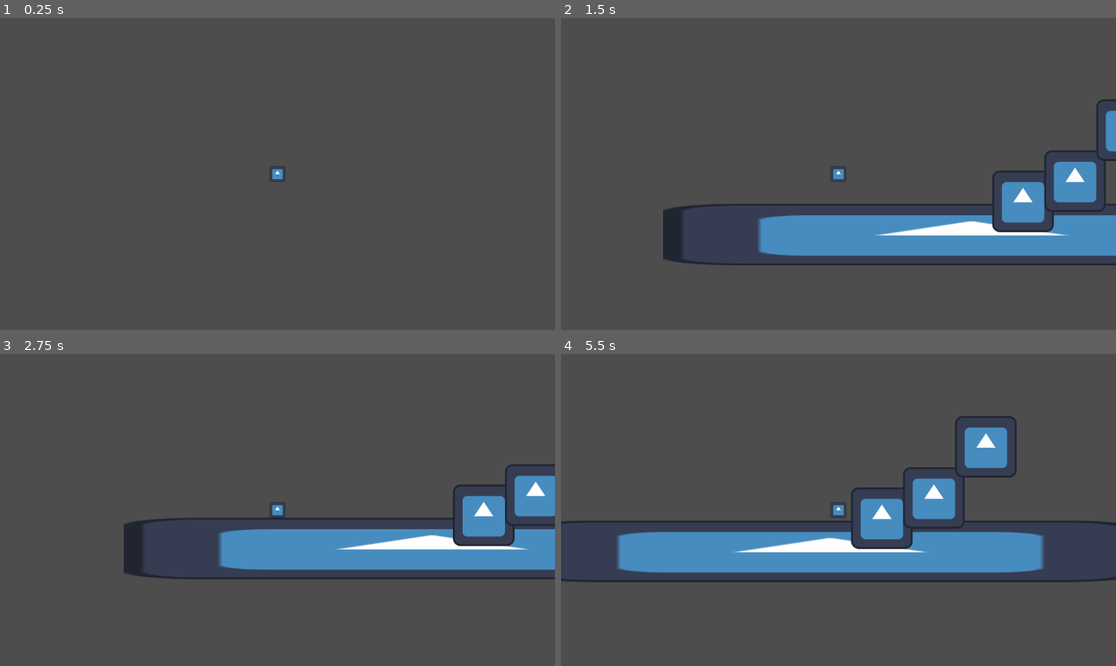
Above: before the commit, frames 1-4 (two rows, left to right).
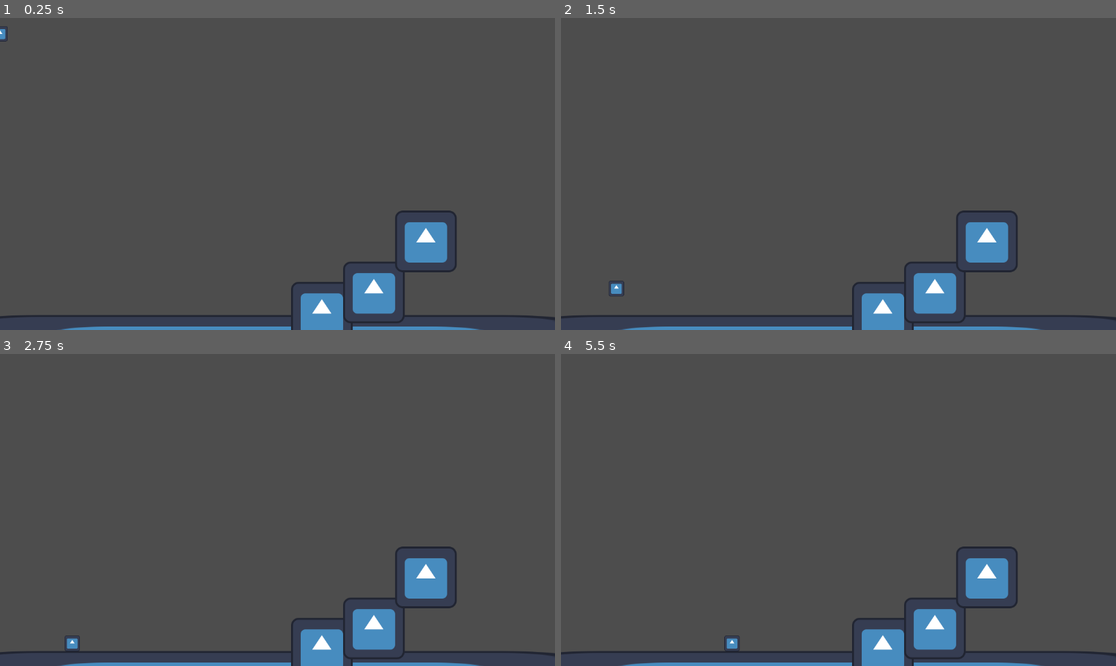
Above: after the commit, the same moments.

Repository: StevenHPatrick/group_platformer_game
Game: Godot game, scene res://scenes/world.tscn
The game is run twice, just before and just after one commit, with the same random seed, the same clock (stepped at 60 frames per second) and the same inputs. The project has no main scene, so this scene is started directly. The engine's default icon, where the game draws it, is replaced by a stand-in: a white triangle on a blue panel in a dark square.
Inputs:
- Up to frame 1 (0.25 s): no input
- Up to frame 2 (1.5 s): hold Right (ui_right) from 0.53 s (still down); tap Up (ui_up) at 0.6, 0.77, 1.07, 1.35 s
- Up to frame 3 (2.75 s): tap Up (ui_up) at 1.52, 1.82, 2.1 s; release Right (ui_right) at 2.03 s; hold Left (ui_left) from 2.03 s (still down)
- Up to frame 4 (5.5 s): release Left (ui_left) at 2.78 s; hold Right (ui_right) 2.78-4.28 s; tap Up (ui_up) at 2.85, 3.02, 3.32, 3.6, 3.77, 4.07, 4.35, 4.52, 4.82, 5.1 s; hold Left (ui_left) 4.28-5.03 s; hold Right (ui_right) from 5.03 s (still down)

The runs differ from the first frame. In frame 1, 4.9% of the frame differs, in the area x 0-100%, y 2-100%; in frame 2, 16%; in frame 3, 15%; in frame 4, 19%, in the area x 0-100%, y 19-100%.

Commit message:
Created the state machine for the player and enabled it for player movement

Diff:
--- a/scenes/player.tscn
+++ b/scenes/player.tscn
@@ -1,11 +1,16 @@
-[gd_scene load_steps=4 format=3 uid="uid://1x6s1xnjkl70"]
+[gd_scene load_steps=9 format=3 uid="uid://1x6s1xnjkl70"]
 
-[ext_resource type="Script" path="res://scripts/player.gd" id="1_nqbsb"]
+[ext_resource type="Script" path="res://scripts/player/player.gd" id="1_nqbsb"]
 [ext_resource type="Texture2D" uid="uid://cgm4jcungo3xo" path="res://assests/icon.svg" id="2_nc3wu"]
+[ext_resource type="Script" path="res://scripts/states/state_machine.gd" id="3_c7bat"]
+[ext_resource type="Script" path="res://scripts/states/player/player_idle.gd" id="4_l1pp3"]
+[ext_resource type="Script" path="res://scripts/states/player/player_running.gd" id="5_o0dkt"]
+[ext_resource type="Script" path="res://scripts/states/player/player_jumping.gd" id="6_3doy8"]
+[ext_resource type="Script" path="res://scripts/states/player/player_falling.gd" id="7_68ynd"]
 
 [sub_resource type="RectangleShape2D" id="RectangleShape2D_qnrl1"]
 
-[node name="player" type="CharacterBody2D"]
+[node name="Player" type="CharacterBody2D"]
 script = ExtResource("1_nqbsb")
 
 [node name="CollisionShape2D" type="CollisionShape2D" parent="."]
@@ -16,4 +21,17 @@
 scale = Vector2(0.25, 0.25)
 texture = ExtResource("2_nc3wu")
 
-[node name="Camera2D" type="Camera2D" parent="."]
+[node name="State Machine" type="Node" parent="."]
+script = ExtResource("3_c7bat")
+
+[node name="Idle" type="Node" parent="State Machine"]
+script = ExtResource("4_l1pp3")
+
+[node name="Running" type="Node" parent="State Machine"]
+script = ExtResource("5_o0dkt")
+
+[node name="Jumping" type="Node" parent="State Machine"]
+script = ExtResource("6_3doy8")
+
+[node name="Falling" type="Node" parent="State Machine"]
+script = ExtResource("7_68ynd")
--- a/scripts/player.gd
+++ /dev/null
@@ -1,24 +0,0 @@
-extends CharacterBody2D
-
-
-@export var speed = 300.0
-@export var jump_velocity = -400.0
-
-func _physics_process(delta: float) -> void:
-	# Add the gravity.
-	if not is_on_floor():
-		velocity += get_gravity() * delta
-
-	# Handle jump.
-	if Input.is_action_just_pressed("ui_up") and is_on_floor():
-		velocity.y = jump_velocity
-
-	# Get the input direction and handle the movement/deceleration.
-	# As good practice, you should replace UI actions with custom gameplay actions.
-	var direction := Input.get_axis("ui_left", "ui_right")
-	if direction:
-		velocity.x = direction * speed
-	else:
-		velocity.x = move_toward(velocity.x, 0, speed)
-
-	move_and_slide()
--- /dev/null
+++ b/scripts/player/player.gd
@@ -0,0 +1,26 @@
+class_name Player extends CharacterBody2D
+
+
+@export var speed = 300.0
+@export var jump_velocity = -400.0
+@export var gravity = 980
+@export var drag = 10
+
+#func _physics_process(delta: float) -> void:
+	## Add the gravity.
+	#if not is_on_floor():
+		#velocity += get_gravity() * delta
+#
+	## Handle jump.
+	#if Input.is_action_just_pressed("ui_up") and is_on_floor():
+		#velocity.y = jump_velocity
+#
+	## Get the input direction and handle the movement/deceleration.
+	## As good practice, you should replace UI actions with custom gameplay actions.
+	#var direction := Input.get_axis("ui_left", "ui_right")
+	#if direction:
+		#velocity.x = direction * speed
+	#else:
+		#velocity.x = move_toward(velocity.x, 0, speed)
+#
+	#move_and_slide()
--- /dev/null
+++ b/scripts/states/player/player_falling.gd
@@ -0,0 +1,17 @@
+extends PlayerState
+
+func enter(previous_state_path: String, data := {}) -> void:
+	print("IN FALLING")
+	pass
+	#player.animation_player.play("fall")
+
+# Called every frame. 'delta' is the elapsed time since the previous frame.
+func process_physics(_delta: float) -> void:
+	player.velocity.y += player.gravity * _delta
+	player.move_and_slide()
+
+	if player.is_on_floor():
+		if is_equal_approx(player.velocity.x, 0.0):
+			finished.emit(IDLE)
+		else:
+			finished.emit(RUNNING)
--- /dev/null
+++ b/scripts/states/player/player_idle.gd
@@ -0,0 +1,17 @@
+extends PlayerState
+
+func enter(previous_state_path: String, entity_data := {}) -> void:
+	player.velocity.x = 0.0
+	print("IN IDLE")
+	#player.amimation_player.play("idle")
+
+func process_physics(delta: float) -> void:
+	player.velocity.y += player.gravity * delta
+	player.move_and_slide()
+
+	if not player.is_on_floor():
+		finished.emit(FALLING)
+	elif Input.is_action_just_pressed("ui_up"):
+		finished.emit(JUMPING)
+	elif Input.is_action_pressed("ui_left") or Input.is_action_pressed("ui_right"):
+		finished.emit(RUNNING)
--- /dev/null
+++ b/scripts/states/player/player_jumping.gd
@@ -0,0 +1,14 @@
+extends PlayerState
+
+func enter(previous_state_path: String, data := {}) -> void:
+	player.velocity.y = player.jump_velocity
+	print("IN JUMPING")
+	#player.animation_player.play("jump")
+
+# Called every frame. 'delta' is the elapsed time since the previous frame.
+func process_physics(delta: float) -> void:
+	player.velocity.y += player.gravity * delta
+	player.move_and_slide()
+
+	if player.velocity.y >= 0:
+		finished.emit(FALLING)
--- /dev/null
+++ b/scripts/states/player/player_running.gd
@@ -0,0 +1,20 @@
+extends PlayerState
+
+
+func enter(previous_state_path: String, entity_data := {}):
+	print("IN RUN")
+	pass
+	#player.amimation_player.play("run")
+
+func process_physics(delta: float) -> void:
+	var input_direction_x := Input.get_axis("ui_left", "ui_right")
+	player.velocity.x = player.speed * input_direction_x
+	player.velocity.y += player.gravity * delta
+	player.move_and_slide()
+
+	if not player.is_on_floor():
+		finished.emit(FALLING)
+	elif is_equal_approx(input_direction_x, 0.0):
+		finished.emit(IDLE)
+	elif Input.is_action_just_pressed("ui_up"):
+		finished.emit(JUMPING)
--- /dev/null
+++ b/scripts/states/player/player_state.gd
@@ -0,0 +1,14 @@
+class_name PlayerState extends State
+
+const IDLE = "Idle"
+const RUNNING = "Running"
+const JUMPING = "Jumping"
+const FALLING = "Falling"
+
+var player: Player
+
+
+func _ready() -> void:
+	await owner.ready
+	player = owner as Player
+	assert(player != null, "The PlayerState state type must be used only in the player scene. It needs the owner to be a Player node.")
--- /dev/null
+++ b/scripts/states/state.gd
@@ -0,0 +1,35 @@
+class_name State extends Node
+
+signal finished(next_state_path: String, entity_data: Dictionary)
+
+func enter(previous_state_path: String, entity_data := {}):
+	'''
+	Called by the state machine upon changing the active state. The `data` parameter
+	is a dictionary with arbitrary data the state can use to initialize itself.
+	'''
+	pass
+
+func exit() -> void:
+	'''
+	Called by the state machine before changing the active state. Use this function
+	to clean up the state.
+	'''
+	pass
+
+func process_frames(_delta: float) -> void:
+	'''
+	Called by the state machine on the engine's main loop tick.
+	'''
+	pass
+
+func process_physics(_delta: float) -> void:
+	'''
+	Called by the state machine on the engine's physics update tick.
+	'''
+	pass
+
+func process_inputs(_event: InputEvent) -> void:
+	'''
+	Called by the state machine when receiving unhandled input events.
+	'''
+	pass
--- /dev/null
+++ b/scripts/states/state_machine.gd
@@ -0,0 +1,40 @@
+class_name State_Machine extends Node
+
+## The initial state of the state machine. If not set, the first child node is used.
+@export var initial_state : State = null
+
+## The current state of the state machine.
+@onready var current_state: State = (func get_initial_state() -> State:
+	return initial_state if initial_state != null else get_child(0)
+).call()
+
+var states: Dictionary = {}
+# Called when the node enters the scene tree for the first time.
+func _ready() -> void:
+	# Give every state a reference to the state machine.
+	for state_node: State in find_children("*", "State"):
+		state_node.finished.connect(_transition_to_next_state)
+
+	# State machines usually access data from the root node of the scene they're part of: the owner.
+	# We wait for the owner to be ready to guarantee all the data and nodes the states may need are available.
+	await owner.ready
+	current_state.enter("")
+
+func _transition_to_next_state(target_state_path: String, data: Dictionary = {}) -> void:
+	if not has_node(target_state_path):
+		printerr(owner.name + ": Trying to transition to state " + target_state_path + " but it does not exist.")
+		return
+
+	var previous_state_path := current_state.name
+	current_state.exit()
+	current_state = get_node(target_state_path)
+	current_state.enter(previous_state_path, data)
+
+func _unhandled_input(event: InputEvent) -> void:
+	current_state.process_inputs(event)
+
+func _process(delta: float) -> void:
+	current_state.process_frames(delta)
+
+func _physics_process(delta: float) -> void:
+	current_state.process_physics(delta)
